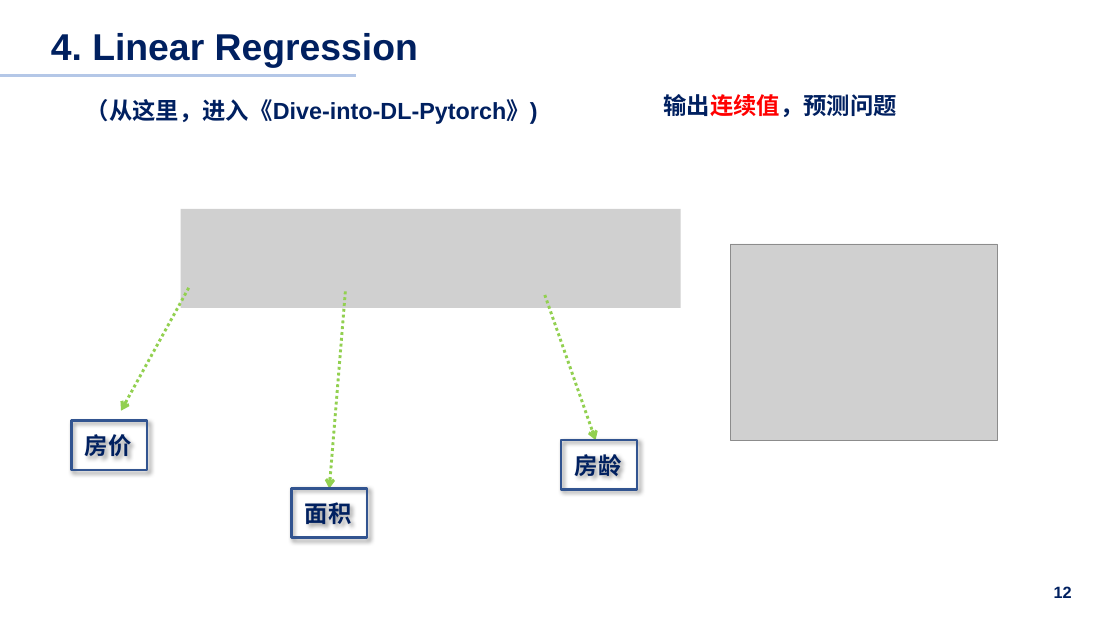
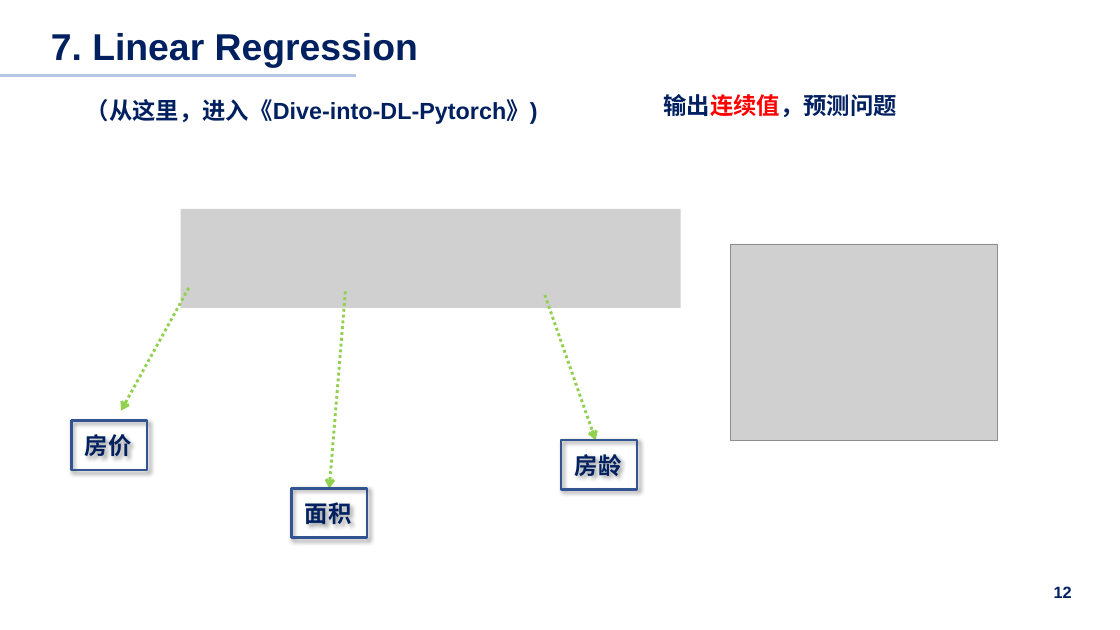
Before and after one commit to pilipala5/Neural-Network-from-zero-to-hero, a slide deck: slide 12 of Summary.pptx. Drawn at 1120x630 pixels with LibreOffice and Linux fonts; fonts in the diff are those of the drawing; grey boxes stand for pictures. Boxes give left, top, right and bottom in pixels: in the first picture for what was removed or moved away, otherwise in the second. Text is boxed around its words. In the diff, an @@ line names an element or a change of style, - is before the commit and + after.

```diff
--- a/Summary.pptx
+++ b/Summary.pptx
@@ title at [51, 33, 418, 67]: text changed @@
-4. Linear Regression
+7. Linear Regression
```
Also in this commit, not shown: 3 other slides changed, 2 slides added, 15 other files.
